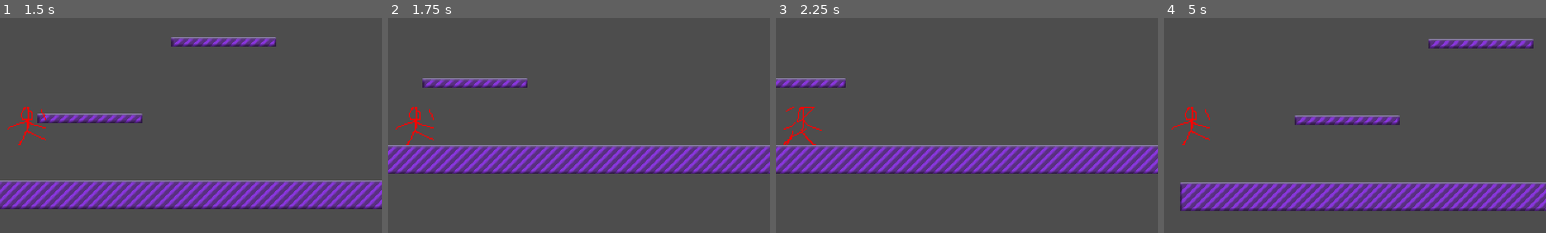
Above: before the commit, frames 1-4 (left to right).
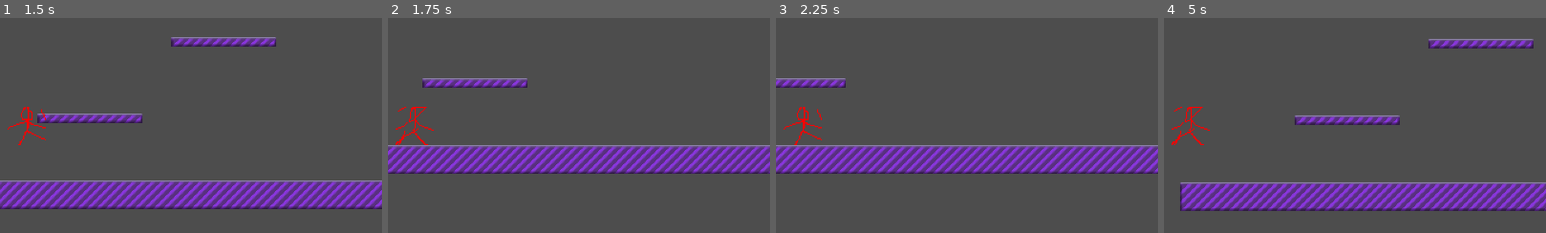
Above: after the commit, the same moments.

Repository: ncssm-mor-NyE9DoBlxs3M/platformer
Game: Godot game, scene res://Test.tscn
Two runs of this game, one before a commit and one after it. Both use one fixed random seed, a clock stepped at 60 frames per second and the inputs below.
Inputs:
- Up to frame 1 (1.5 s): tap Enter at 0.5 s; hold Right (right) from 0.53 s (still down); tap Z (jump) at 0.77 s
- Up to frame 2 (1.75 s): keep holding Right (right); tap Z (jump) at 1.52 s
- Up to frame 3 (2.25 s): release Right (right) at 2.03 s; hold Left (left) from 2.03 s (still down)
- Up to frame 4 (5 s): release Left (left) at 2.78 s; hold Right (right) 2.78-4.28 s; tap Z (jump) at 3.02, 3.77, 4.52 s; hold Left (left) from 4.28 s (still down)
The pictures show only the part of the screen within x 46-96%, y 20-70%; the shares and areas given below are measured in that part.

Frame 1 is identical in both runs. In frame 2, 0.5% of the frame differs, in the area x 2-12%, y 41-60%; in frame 3, 0.5%; in frame 4, 0.5%.

Commit message:
feat: death screen

Diff:
--- a/Player.tscn
+++ b/Player.tscn
@@ -1,7 +1,9 @@
-[gd_scene load_steps=7 format=3 uid="uid://d2la8or3pq5np"]
+[gd_scene load_steps=12 format=3 uid="uid://d2la8or3pq5np"]
 
 [ext_resource type="Script" uid="uid://bl4rrxrfbc8jx" path="res://player.gd" id="1_kpjcp"]
 [ext_resource type="Texture2D" uid="uid://4u1lpn3iaved" path="res://assets/placeholder_run.png" id="1_xhfnw"]
+[ext_resource type="Texture2D" uid="uid://beu3rgdv660cn" path="res://assets/late_for_check.png" id="3_e80uo"]
+[ext_resource type="AudioStream" uid="uid://b60ug8s68ecjn" path="res://assets/youve_got_a_minor.wav" id="4_cxr5p"]
 
 [sub_resource type="AtlasTexture" id="AtlasTexture_kpjcp"]
 atlas = ExtResource("1_xhfnw")
@@ -28,6 +30,67 @@
 [sub_resource type="RectangleShape2D" id="RectangleShape2D_kne1u"]
 size = Vector2(17, 32)
 
+[sub_resource type="Animation" id="Animation_e80uo"]
+resource_name = "death"
+length = 0.75
+tracks/0/type = "value"
+tracks/0/imported = false
+tracks/0/enabled = true
+tracks/0/path = NodePath("Camera/DeathScreen:modulate")
+tracks/0/interp = 1
+tracks/0/loop_wrap = true
+tracks/0/keys = {
+"times": PackedFloat32Array(0, 0.75),
+"transitions": PackedFloat32Array(1, 1),
+"update": 0,
+"values": [Color(1, 1, 1, 1), Color(1, 1, 1, 0)]
+}
+tracks/1/type = "value"
+tracks/1/imported = false
+tracks/1/enabled = true
+tracks/1/path = NodePath("Camera/DeathSound:playing")
+tracks/1/interp = 1
+tracks/1/loop_wrap = true
+tracks/1/keys = {
+"times": PackedFloat32Array(0),
+"transitions": PackedFloat32Array(1),
+"update": 1,
+"values": [true]
+}
+
+[sub_resource type="Animation" id="Animation_cxr5p"]
+length = 0.001
+tracks/0/type = "value"
+tracks/0/imported = false
+tracks/0/enabled = true
+tracks/0/path = NodePath("Camera/DeathScreen:modulate")
+tracks/0/interp = 1
+tracks/0/loop_wrap = true
+tracks/0/keys = {
+"times": PackedFloat32Array(0),
+"transitions": PackedFloat32Array(1),
+"update": 0,
+"values": [Color(1, 1, 1, 0)]
+}
+tracks/1/type = "value"
+tracks/1/imported = false
+tracks/1/enabled = true
+tracks/1/path = NodePath("Camera/DeathSound:playing")
+tracks/1/interp = 1
+tracks/1/loop_wrap = true
+tracks/1/keys = {
+"times": PackedFloat32Array(0),
+"transitions": PackedFloat32Array(1),
+"update": 1,
+"values": [false]
+}
+
+[sub_resource type="AnimationLibrary" id="AnimationLibrary_tdg3f"]
+_data = {
+&"RESET": SubResource("Animation_cxr5p"),
+&"death": SubResource("Animation_e80uo")
+}
+
 [node name="Player" type="CharacterBody2D"]
 script = ExtResource("1_kpjcp")
 
@@ -36,11 +99,25 @@
 sprite_frames = SubResource("SpriteFrames_e80uo")
 animation = &"run"
 autoplay = "run"
-frame_progress = 0.17993931
+frame_progress = 0.32756504
 
 [node name="Collision" type="CollisionShape2D" parent="."]
 position = Vector2(0.5, -16)
 shape = SubResource("RectangleShape2D_kne1u")
 
-[node name="Camera2D" type="Camera2D" parent="."]
+[node name="Camera" type="Camera2D" parent="."]
 zoom = Vector2(2, 2)
+
+[node name="DeathScreen" type="Sprite2D" parent="Camera"]
+modulate = Color(1, 1, 1, 0)
+position = Vector2(0.9999962, 0.99998665)
+scale = Vector2(1.0881355, 0.9354005)
+texture = ExtResource("3_e80uo")
+
+[node name="DeathSound" type="AudioStreamPlayer" parent="Camera"]
+stream = ExtResource("4_cxr5p")
+
+[node name="Animations" type="AnimationPlayer" parent="."]
+libraries = {
+&"": SubResource("AnimationLibrary_tdg3f")
+}
--- a/player.gd
+++ b/player.gd
@@ -28,3 +28,6 @@
 		velocity = velocity.normalized()*speed_cap
 	$Sprite.speed_scale = (velocity.x/speed_cap)*max_run_anim_speed
 	move_and_slide()
+	if position.y > 1000: # placeholder for death condition
+		position = Vector2.ZERO
+		$Animations.play("death")
Binary file added: assets/late_for_check.png
Not shown, added: assets/late_for_check.png.import
Not shown, added: assets/youve_got_a_minor.wav.import
Not shown, added: assets/youve_got_a_minor.wav
